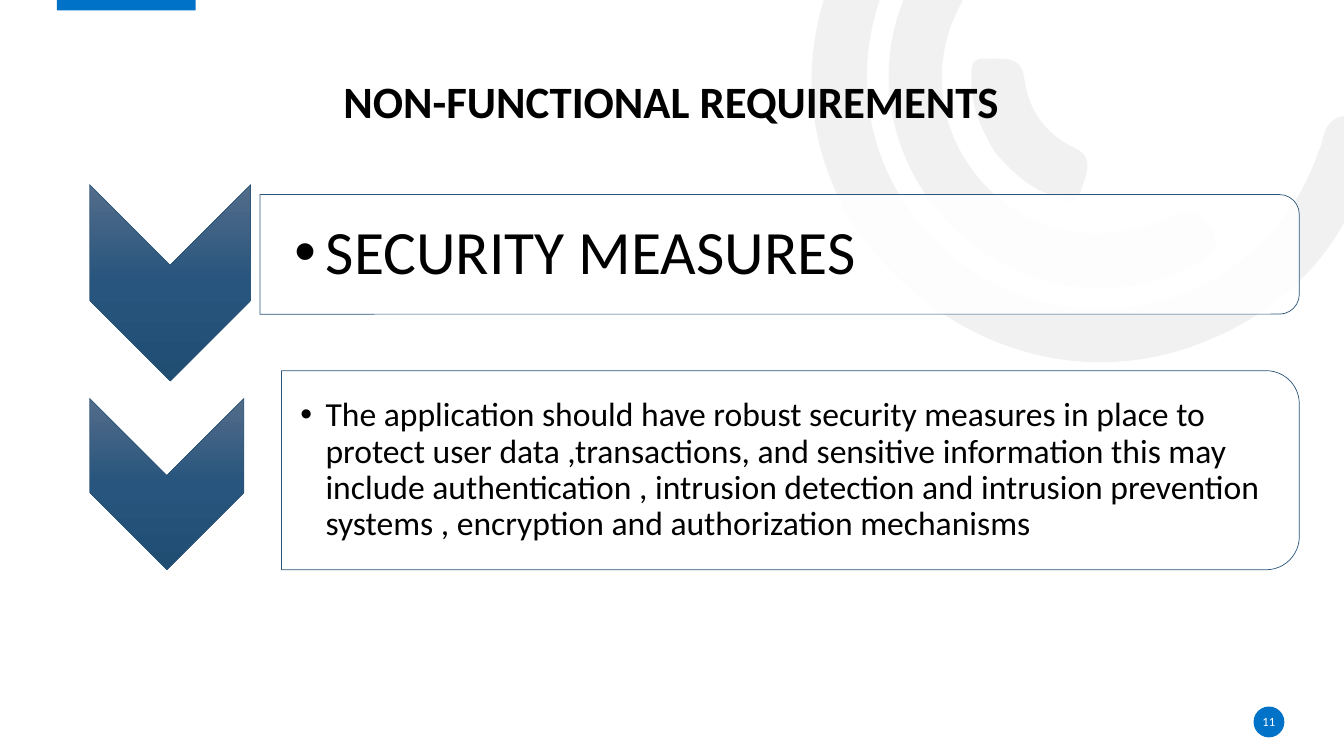
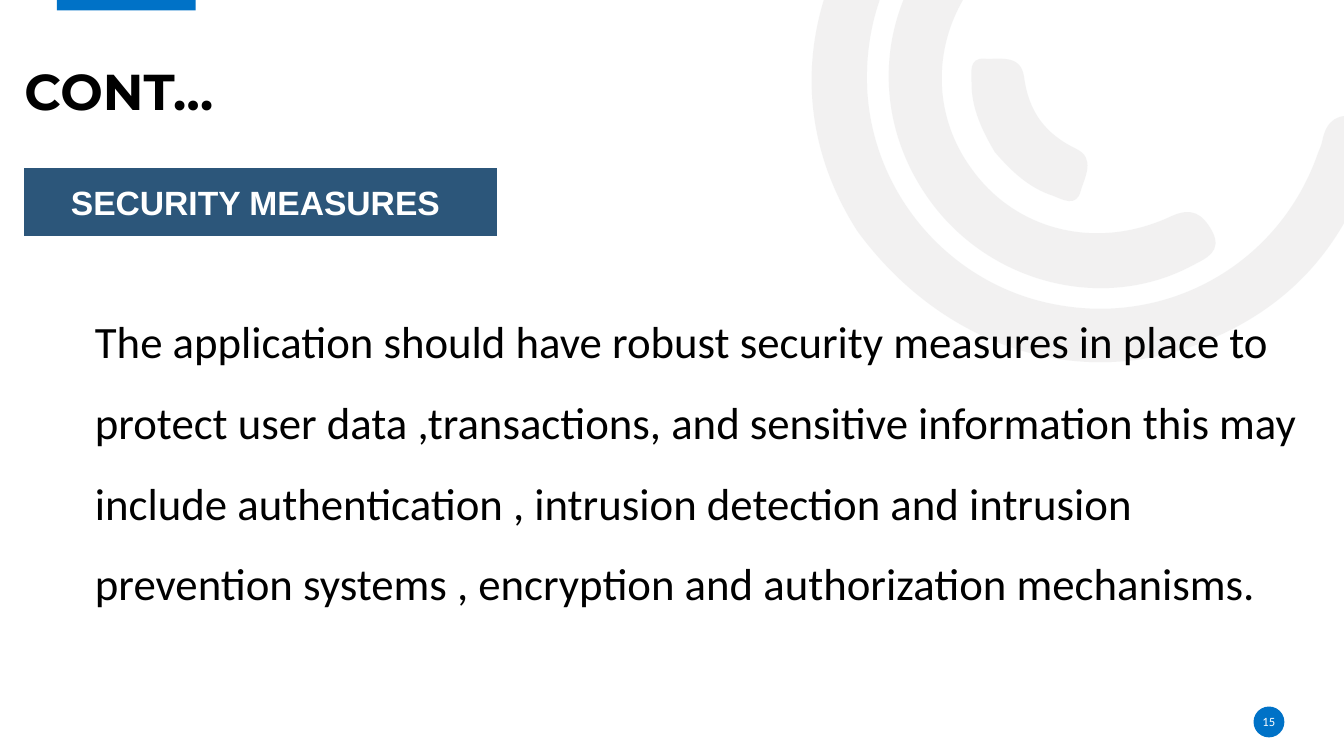
Before and after one commit to Njangi-Association/Njangi-App, a slide deck: slide 15 of Presentation title.pptx (slide 11 before the commit). Drawn at 1344x756 pixels with LibreOffice and Linux fonts; fonts in the diff are those of the drawing; background and template pictures are left out. Boxes give left, top, right and bottom in pixels: in the first picture for what was removed or moved away, otherwise in the second. Text is boxed around its words. In the diff, an @@ line names an element or a change of style, - is before the commit and + after.

```diff
--- a/Presentation title.pptx
+++ b/Presentation title.pptx
@@ title added at box(24, 74, 213, 111), 36 pt, text #000000, bold @@
+CONT…
@@ title removed at box(343, 88, 999, 124) @@
-NON-FUNCTIONAL REQUIREMENTS
@@ text "SECURITY MEASURES": place and size @@
-text "SECURITY MEASURES" at box(326, 234, 856, 275)
+text "SECURITY MEASURES" at box(71, 191, 439, 216)
@@ text "SECURITY MEASURES" at box(71, 191, 439, 216): size 44 to 24 pt, font Calibri to Arial, text colour #000000 to #FFFFFF, bold on; alignment left to centre; bullet •• to none; list level 2 to 1 in "SECURITY MEASURES"; line spacing 0.9 to 1 @@
@@ rectangle added at box(24, 168, 496, 235), fill #2C567A, outline #2C567A 1 pt @@
@@ text "The application should have robust ..." at box(95, 327, 1296, 608): vertical alignment middle to top @@
@@ text at box(95, 327, 1296, 608): text changed; size 24 to 32 pt @@
-  •• The application should have robust security measures in place to protect user data ,transactions, and sensitive information this may include authentication , intrusion detection and intrusion prevention systems , encryption and authorization mechanisms
+The application should have robust security measures in place to protect user data ,transactions, and sensitive information this may include authentication , intrusion detection and intrusion prevention systems , encryption and authorization mechanisms.
@@ group removed at box(90, 185, 1300, 571): 2 chevrons, 2 round same rects @@
@@ page number at box(1262, 718, 1275, 726): text changed @@
-11
+15
```
Also in this commit, not shown: 15 other slides changed, 6 slides added, 2 slides removed.
